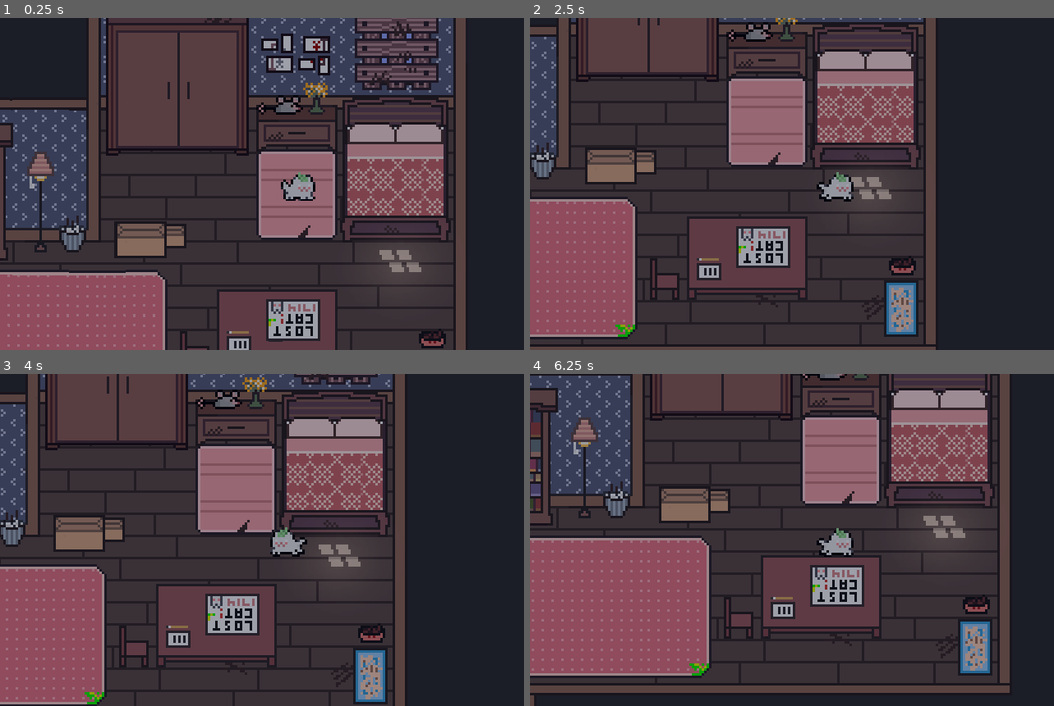
Above: before the commit, frames 1-4 (two rows, left to right).
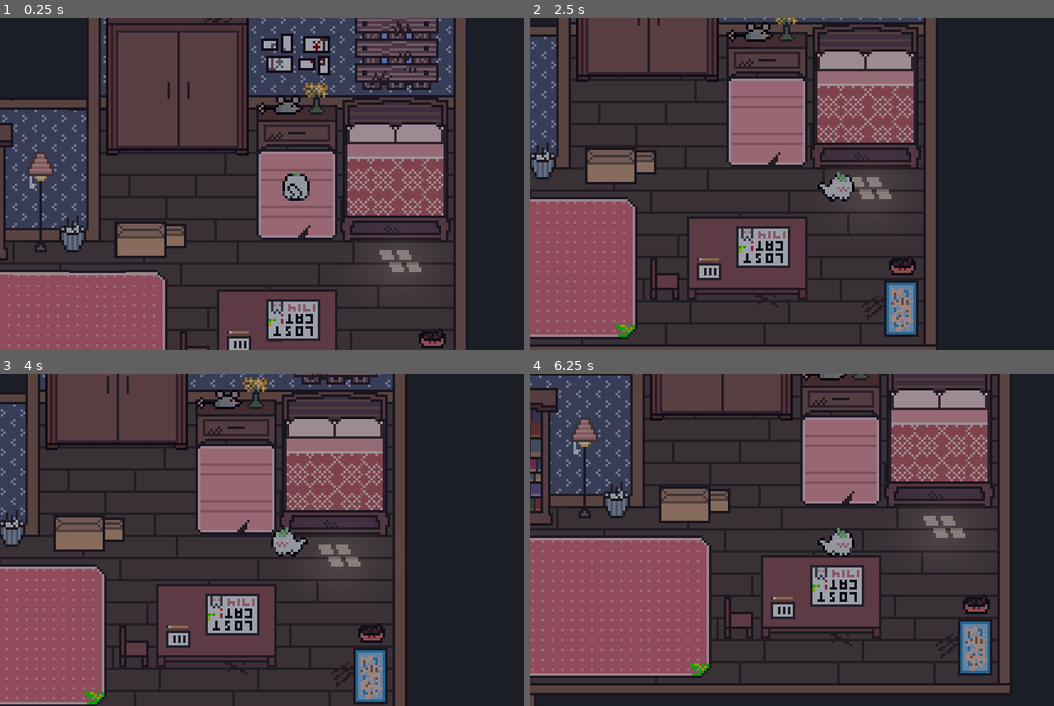
Above: after the commit, the same moments.

Repository: ghines1254/Game_Dev
Game: Godot game, scene res://scenes/world.tscn
The game is run twice, just before and just after one commit, with the same random seed, the same clock (stepped at 60 frames per second) and the same inputs.
Inputs (mouse positions are in pixels of both pictures, inside the frame that each line leads up to):
- Up to frame 1 (0.25 s): no input
- Up to frame 2 (2.5 s): tap Enter at 0.5 s; move the mouse to (954, 167) at 0.52 s; hold Right (ui_right) 0.53-1.28 s; tap C at 0.6 s; click (954, 167) at 0.67 s; move the mouse to (708, 200) at 1.27 s; hold Down (ui_down) 1.28-2.03 s; tap V at 1.35 s; move the mouse to (886, 110) at 2.02 s; hold Right (ui_right) from 2.03 s (still down); tap Delete at 2.1 s
- Up to frame 3 (4 s): move the mouse to (267, 606) at 2.77 s; release Right (ui_right) at 2.78 s; hold Up (ui_up) 2.78-3.53 s; tap Enter at 2.85 s; click (267, 606) at 2.92 s; tap Space at 3.5 s; move the mouse to (471, 589) at 3.52 s; hold Left (ui_left) from 3.53 s (still down); tap X at 3.6 s
- Up to frame 4 (6.25 s): move the mouse to (650, 490) at 4.27 s; tap C at 4.35 s; move the mouse to (854, 540) at 5.02 s; release Left (ui_left) at 5.03 s; hold Down (ui_down) 5.03-5.78 s; tap V at 5.1 s; click (854, 540) at 5.17 s; move the mouse to (734, 457) at 5.77 s; hold Right (ui_right) from 5.78 s (still down); tap Delete at 5.85 s

The runs differ from the first frame. In frame 1, 0.3% of the frame differs, in the area x 53-61%, y 46-56%; in frame 2, 0.1%; in frame 3, 0.1%; in frame 4, 0.1%.

Commit message:
Update mochi.tscn
change frame duration from 0.3 to 0.2

Diff:
--- a/mochi/mochi.tscn
+++ b/mochi/mochi.tscn
@@ -10,7 +10,7 @@
 resource_name = "walk_down"
 length = 0.8
 loop_mode = 1
-step = 0.3
+step = 0.2
 tracks/0/type = "value"
 tracks/0/imported = false
 tracks/0/enabled = true
@@ -26,9 +26,9 @@
 
 [sub_resource type="Animation" id="Animation_xp772"]
 resource_name = "walk_left"
-length = 1.2
+length = 0.8
 loop_mode = 1
-step = 0.3
+step = 0.2
 tracks/0/type = "value"
 tracks/0/imported = false
 tracks/0/enabled = true
@@ -36,7 +36,7 @@
 tracks/0/interp = 1
 tracks/0/loop_wrap = true
 tracks/0/keys = {
-"times": PackedFloat32Array(0, 0.3, 0.6, 0.9),
+"times": PackedFloat32Array(0, 0.2, 0.4, 0.6),
 "transitions": PackedFloat32Array(1, 1, 1, 1),
 "update": 1,
 "values": [Vector2i(1, 1), Vector2i(2, 1), Vector2i(3, 1), Vector2i(2, 1)]
@@ -44,9 +44,9 @@
 
 [sub_resource type="Animation" id="Animation_ahfot"]
 resource_name = "walk_right"
-length = 1.2
+length = 0.8
 loop_mode = 1
-step = 0.3
+step = 0.2
 tracks/0/type = "value"
 tracks/0/imported = false
 tracks/0/enabled = true
@@ -54,7 +54,7 @@
 tracks/0/interp = 1
 tracks/0/loop_wrap = true
 tracks/0/keys = {
-"times": PackedFloat32Array(0, 0.3, 0.6, 0.9),
+"times": PackedFloat32Array(0, 0.2, 0.4, 0.6),
 "transitions": PackedFloat32Array(1, 1, 1, 1),
 "update": 1,
 "values": [Vector2i(1, 0), Vector2i(2, 0), Vector2i(3, 0), Vector2i(2, 0)]
@@ -62,9 +62,9 @@
 
 [sub_resource type="Animation" id="Animation_gb4ts"]
 resource_name = "walk_up"
-length = 1.2
+length = 0.8
 loop_mode = 1
-step = 0.3
+step = 0.2
 tracks/0/type = "value"
 tracks/0/imported = false
 tracks/0/enabled = true
@@ -72,7 +72,7 @@
 tracks/0/interp = 1
 tracks/0/loop_wrap = true
 tracks/0/keys = {
-"times": PackedFloat32Array(0, 0.3, 0.6, 0.9),
+"times": PackedFloat32Array(0, 0.2, 0.4, 0.6),
 "transitions": PackedFloat32Array(1, 1, 1, 1),
 "update": 1,
 "values": [Vector2i(0, 3), Vector2i(1, 3), Vector2i(2, 3), Vector2i(1, 3)]
@@ -95,7 +95,7 @@
 texture = ExtResource("1_r5xe2")
 hframes = 4
 vframes = 4
-frame = 1
+frame = 12
 
 [node name="AnimationPlayer" type="AnimationPlayer" parent="."]
 libraries = {
